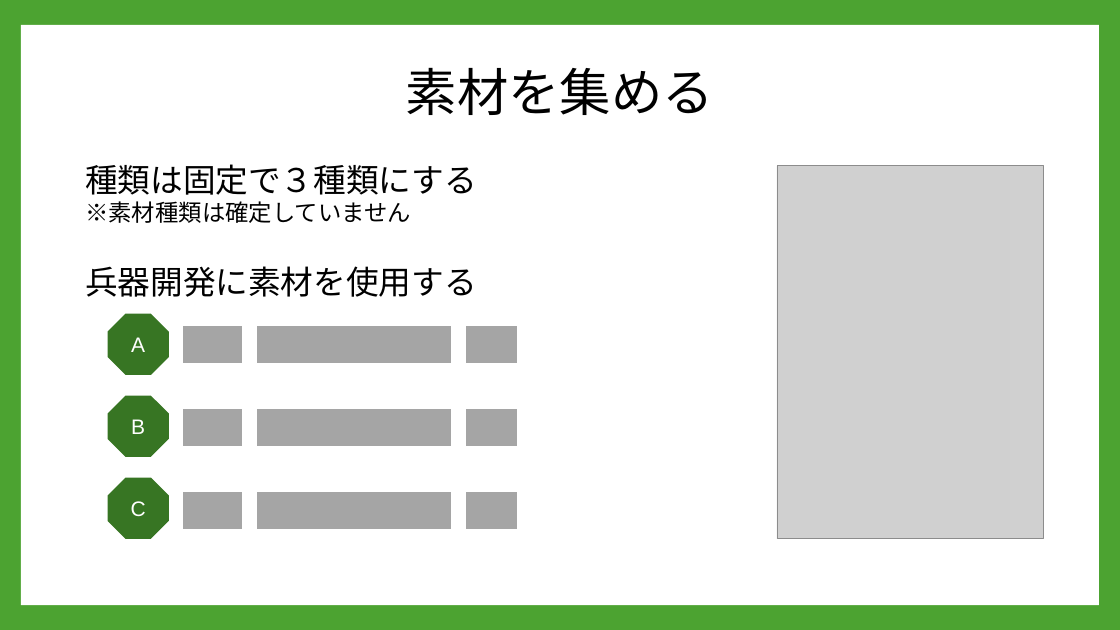
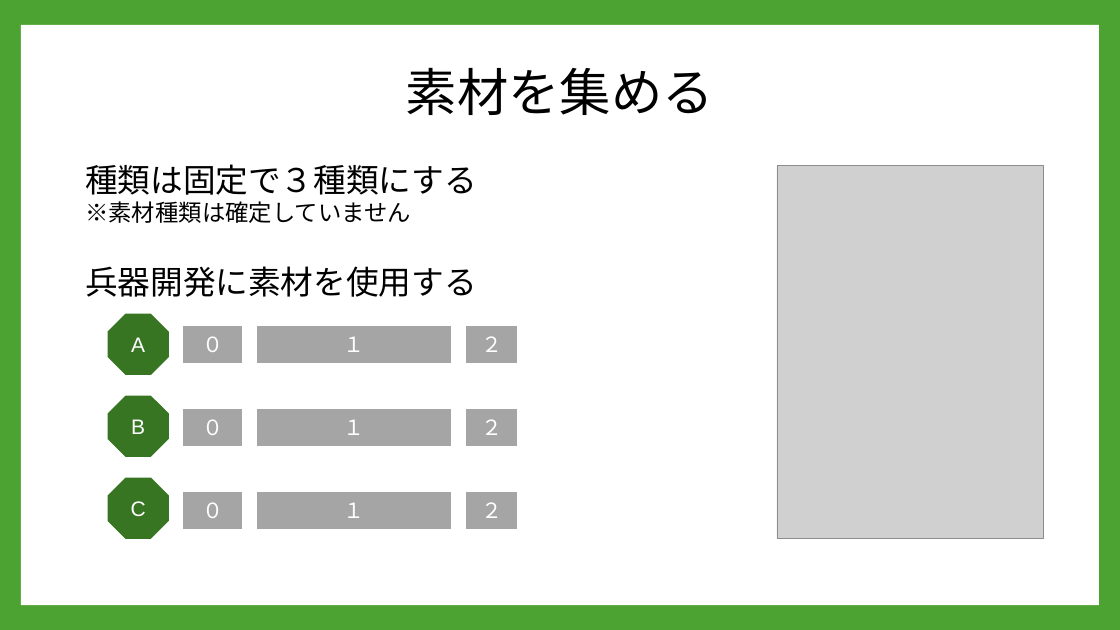
Before and after one commit to A23019/GC_A3_1, a slide deck: slide 10 of 企画/PowerPoint/企画案２.pptx. Drawn at 1120x630 pixels with LibreOffice and Linux fonts; fonts in the diff are those of the drawing; grey boxes stand for pictures; background and template pictures are left out. Boxes give left, top, right and bottom in pixels: in the first picture for what was removed or moved away, otherwise in the second. Text is boxed around its words. In the diff, an @@ line names an element or a change of style, - is before the commit and + after.

```diff
--- a/企画/PowerPoint/企画案２.pptx
+++ b/企画/PowerPoint/企画案２.pptx
@@ text in rectangle at (202, 336, 223, 352): text added @@
+０
@@ text in rectangle at (344, 337, 365, 352): text added @@
+１
@@ text in rectangle at (481, 336, 502, 352): text added @@
+２
@@ text in rectangle at (202, 419, 223, 435): text added @@
+０
@@ text in rectangle at (481, 419, 502, 435): text added @@
+２
@@ text in rectangle at (344, 420, 365, 435): text added @@
+１
@@ text in rectangle at (202, 502, 223, 518): text added @@
+０
@@ text in rectangle at (344, 503, 365, 518): text added @@
+１
@@ text in rectangle at (481, 502, 502, 518): text added @@
+２
```
Also in this commit, not shown: 2 other slides changed.
